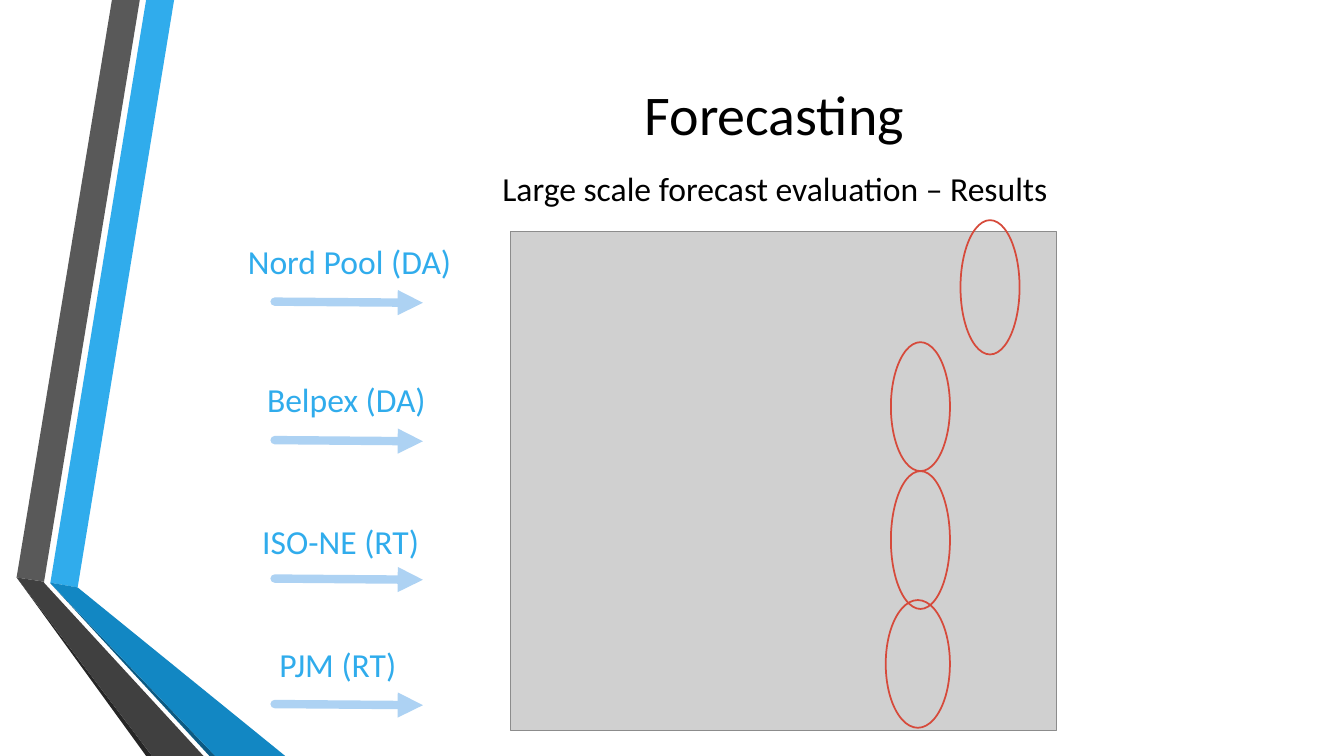
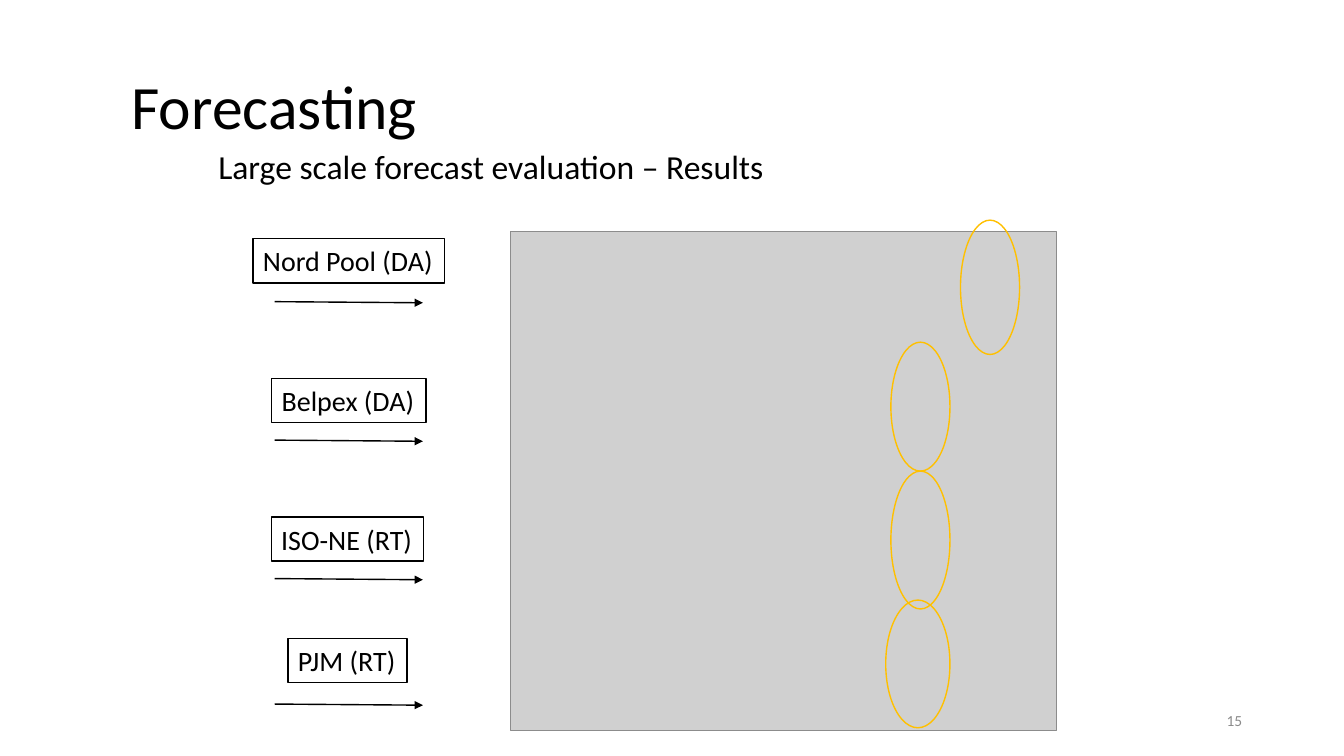
Before and after one commit to and2egg/diploma-thesis, a slide deck: slide 15 of Presentation/Cost aware resource management in distributed cloud data centers.pptx (slide 13 before the commit). Drawn at 1344x756 pixels with LibreOffice and Linux fonts; fonts in the diff are those of the drawing; grey boxes stand for pictures; background and template pictures are left out. Boxes give left, top, right and bottom in pixels: in the first picture for what was removed or moved away, otherwise in the second. Text is boxed around its words. In the diff, an @@ line names an element or a change of style, - is before the commit and + after.

```diff
--- a/Presentation/Cost aware resource management in distributed cloud data centers.pptx
+++ b/Presentation/Cost aware resource management in distributed cloud data centers.pptx
@@ title "Forecasting": place and size @@
-title "Forecasting" at <box>645,96,904,145</box>
+title "Forecasting" at <box>131,86,416,140</box>
@@ title "Forecasting" at <box>131,86,416,140</box>: size 40 to 44 pt; alignment centre to left; line spacing 1 to 0.9 @@
@@ text "Large scale forecast evaluation – ...": place and size @@
-text "Large scale forecast evaluation – ..." at <box>502,177,1047,207</box>
+text "Large scale forecast evaluation – ..." at <box>218,155,763,185</box>
@@ text "Large scale forecast evaluation – ..." at <box>218,155,763,185</box>: line spacing 1 to 0.9; less space between paragraphs; vertical alignment middle to top @@
@@ size 24 to 20 pt, text colour #30ACEC to #000000; fill none to #FFFFFF; outline none to #000000 1 pt in 4 elements at <box>272,378,426,422</box>, <box>288,638,407,683</box>, <box>271,517,423,562</box>, <box>253,239,445,283</box> @@
@@ rectangle "Nord Pool (DA)": place and size @@
-rectangle "Nord Pool (DA)" at <box>248,249,451,279</box>
+rectangle "Nord Pool (DA)" at <box>253,239,445,283</box>
@@ arrow (274, 301) - (423, 302): stroke #AED2F4 6 pt to #000000 1 pt @@
@@ rectangle "Belpex (DA)": place and size @@
-rectangle "Belpex (DA)" at <box>267,387,426,418</box>
+rectangle "Belpex (DA)" at <box>272,378,426,422</box>
@@ arrow (274, 441) - (423, 442): stroke #AED2F4 6 pt to #000000 1 pt @@
@@ rectangle "ISO-NE (RT)": place and size @@
-rectangle "ISO-NE (RT)" at <box>262,529,419,559</box>
+rectangle "ISO-NE (RT)" at <box>271,517,423,562</box>
@@ group removed at <box>16,0,285,756</box>: 6 freeform shapes @@
@@ arrow (274, 579) - (423, 580): stroke #AED2F4 6 pt to #000000 1 pt @@
@@ outline #D64A3B 1.25 pt to #FFC000 1 pt in 4 elements at <box>961,220,1020,354</box>, <box>891,342,951,471</box>, <box>891,471,951,609</box>, <box>886,600,951,728</box> @@
@@ rectangle "PJM (RT)": place and size @@
-rectangle "PJM (RT)" at <box>279,652,397,682</box>
+rectangle "PJM (RT)" at <box>288,638,407,683</box>
@@ arrow (274, 704) - (423, 706): stroke #AED2F4 6 pt to #000000 1 pt @@
@@ page number added at <box>1227,716,1243,726</box>, 11 pt, text #8C8C8C @@
+15
```
Also in this commit, not shown: 15 other slides changed, 8 slides added, 10 slides removed, 7 other files.
